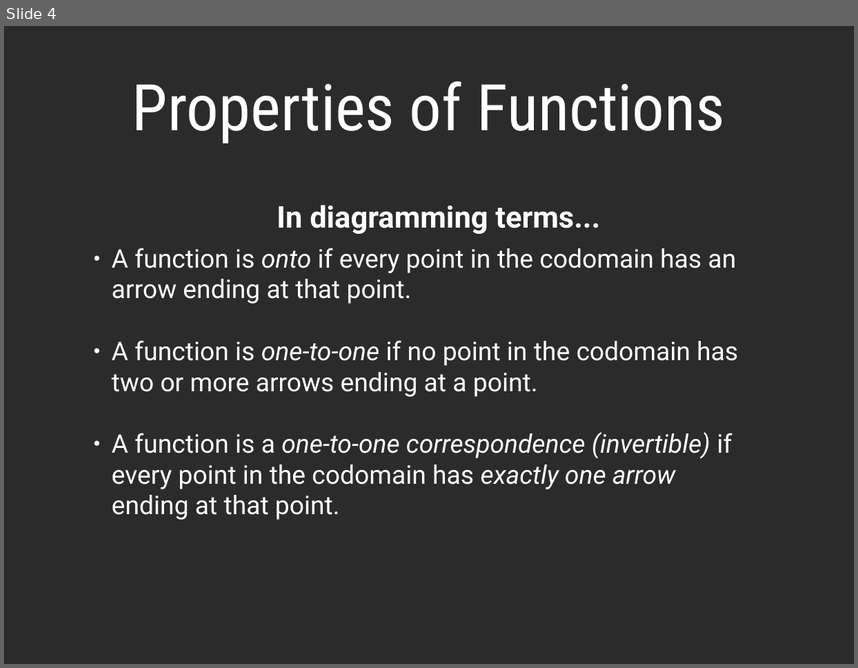
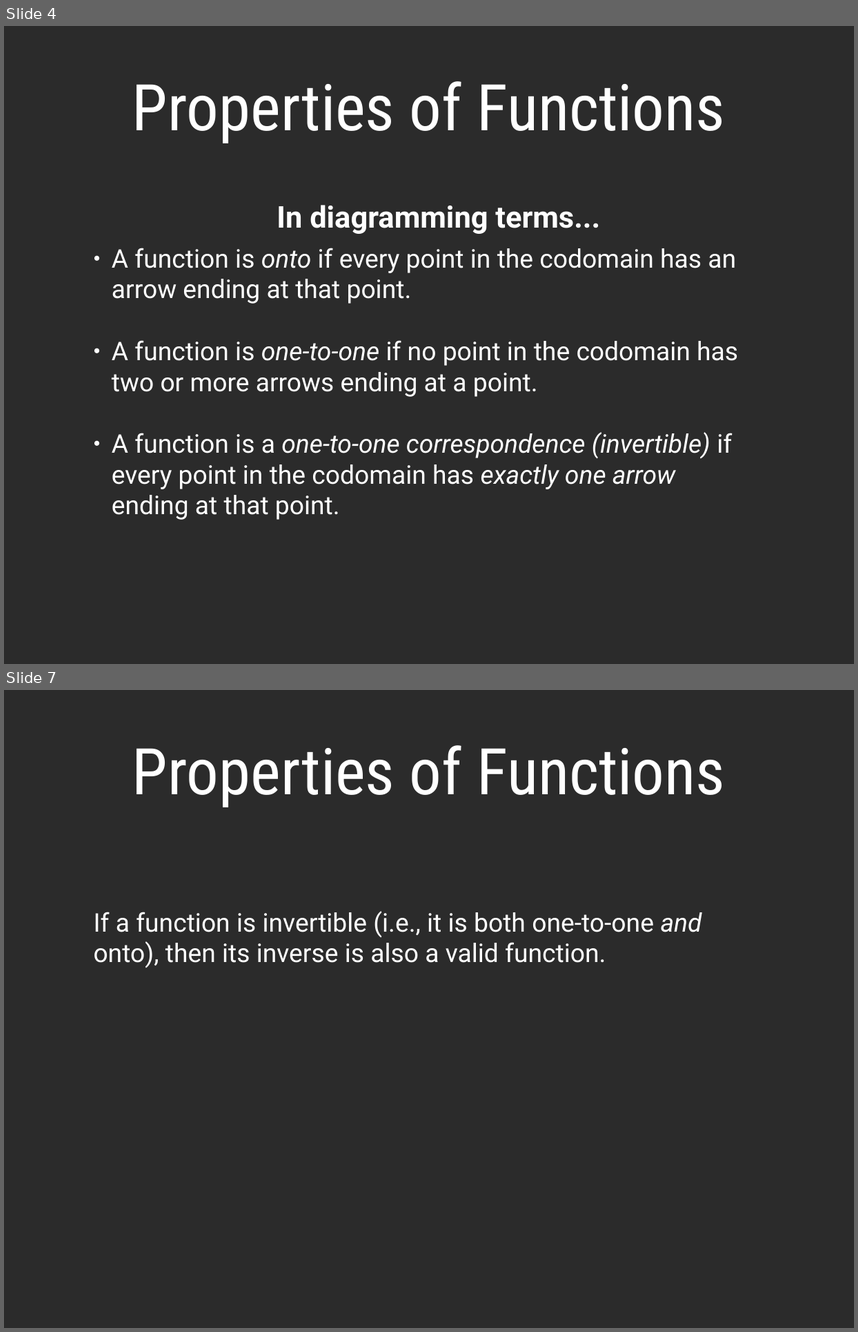
Before and after one commit to nguyenchithien/CS210-Discrete-Structures, a slide deck: Lectures/Lecture Slides 4.3 4.4.odp. Shown one above the other, each under a label of ours: slide 4 before the commit, slides 4 and 7 after it; the slides between them are not shown. The pictures are 858x668 and 858x1332 pixels, drawn with LibreOffice and Linux fonts; fonts in the diff are those of the drawing; background and template pictures are left out; a plain dark background stands for a picture behind light text. Boxes give left, top, right and bottom in pixels: in the first picture for what was removed or moved away, otherwise in the second. Text is boxed around its words. In the diff, an @@ line names an element or a change of style, - is before the commit and + after.

```diff
--- a/Lectures/Lecture Slides 4.3 4.4.odp
+++ b/Lectures/Lecture Slides 4.3 4.4.odp
@@ slide 7 added at [4, 690, 854, 1328], background picture (left out) @@
@@ title added at [132, 745, 725, 807], 60 pt, text #FFFFFF @@
+Properties of Functions
@@ text added at [94, 911, 702, 968], 24 pt, text #FFFFFF @@
+If a function is invertible (i.e., it is both one-to-one and onto), then its inverse is also a valid function.
```
Also in this commit, not shown: 1 slide changed, 2 other slides added, 1 other file.
